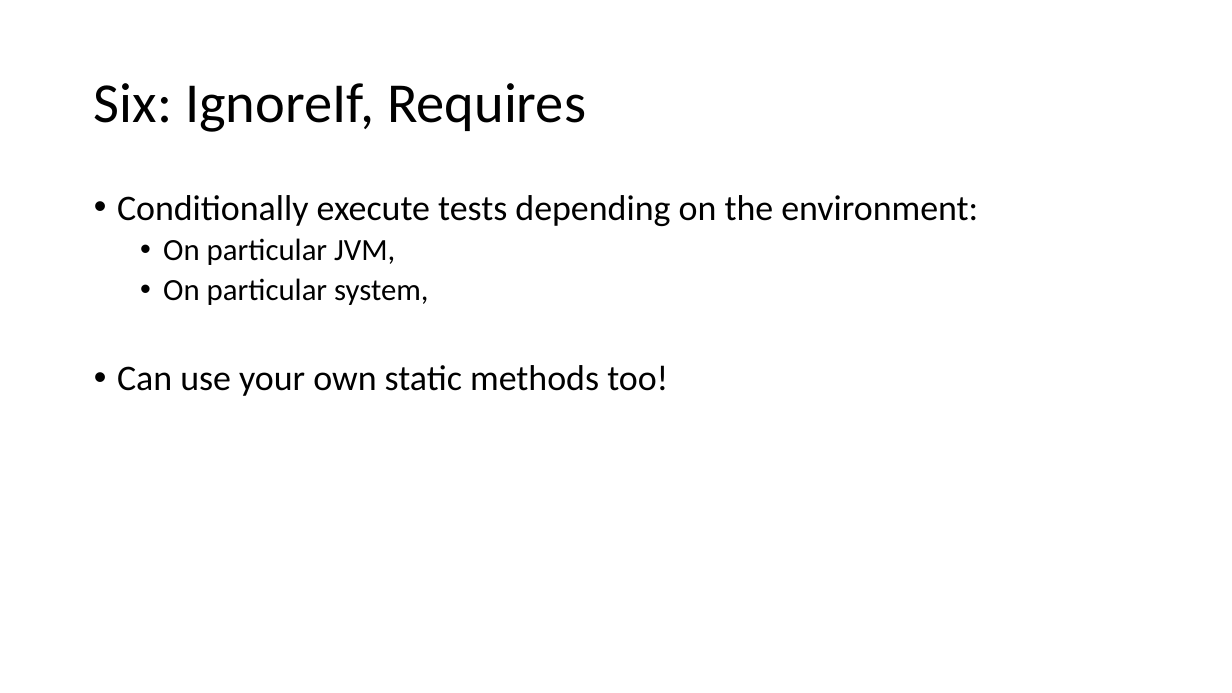
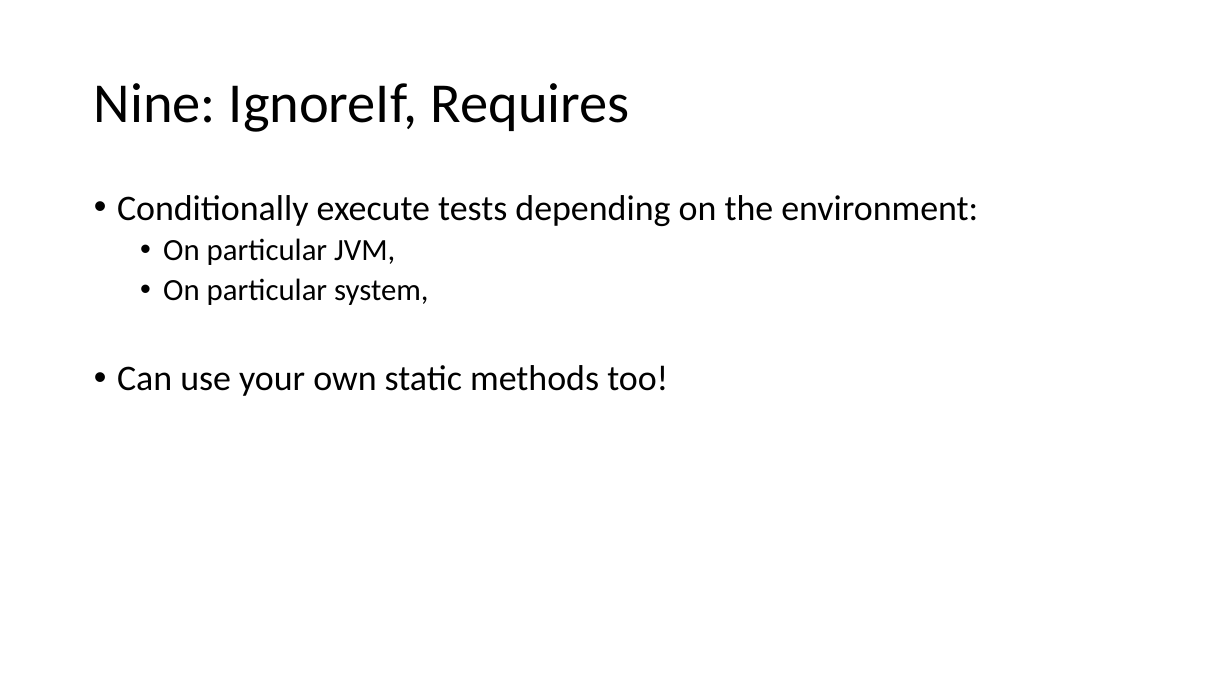
Before and after one commit to MiQr/spock-handsOn, a slide deck: slide 14 of ppt/Spock-HandsOn.pptx (slide 10 before the commit). Drawn at 1232x693 pixels with LibreOffice and Linux fonts; fonts in the diff are those of the drawing. Boxes give left, top, right and bottom in pixels: in the first picture for what was removed or moved away, otherwise in the second. Text is boxed around its words. In the diff, an @@ line names an element or a change of style, - is before the commit and + after.

```diff
--- a/ppt/Spock-HandsOn.pptx
+++ b/ppt/Spock-HandsOn.pptx
@@ title at box(94, 83, 630, 132): text changed @@
-Six: IgnoreIf, Requires
+Nine: IgnoreIf, Requires
```
Also in this commit, not shown: 6 other slides changed, 1 slide added, 1 other file.
